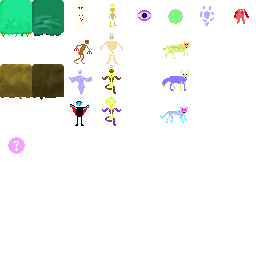
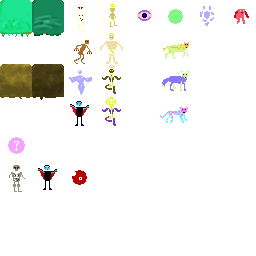
Comparing the layer stacks of the two 256x256 images. Changes:
painted on "Background" over [9, 165, 87, 192]
